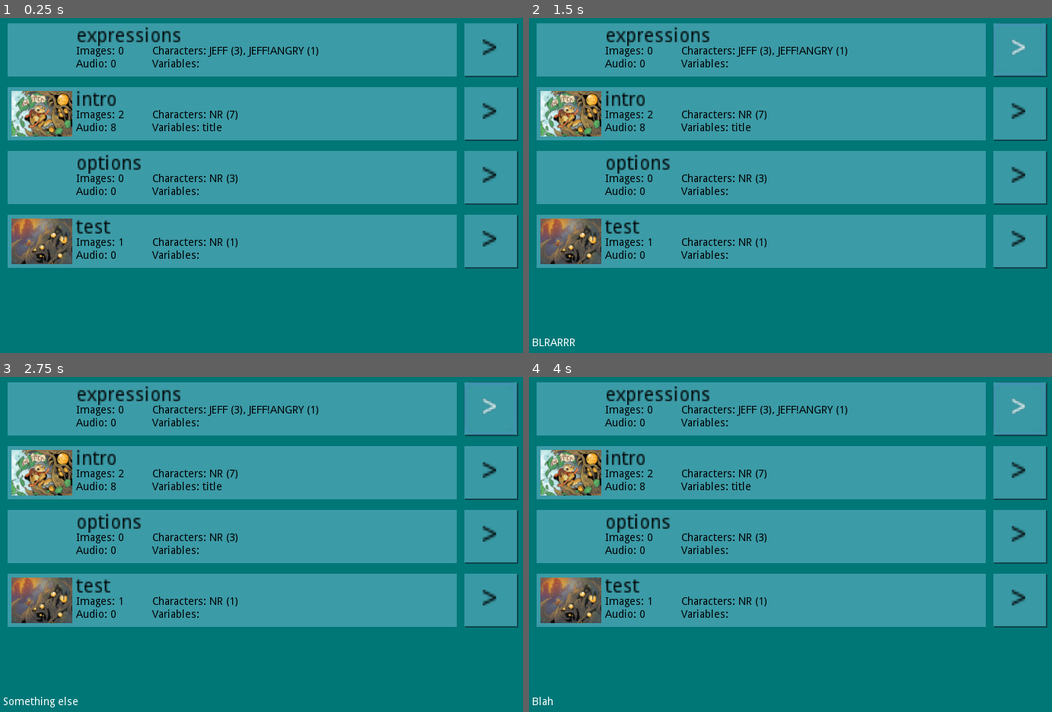
Above: before the commit, frames 1-4 (two rows, left to right).
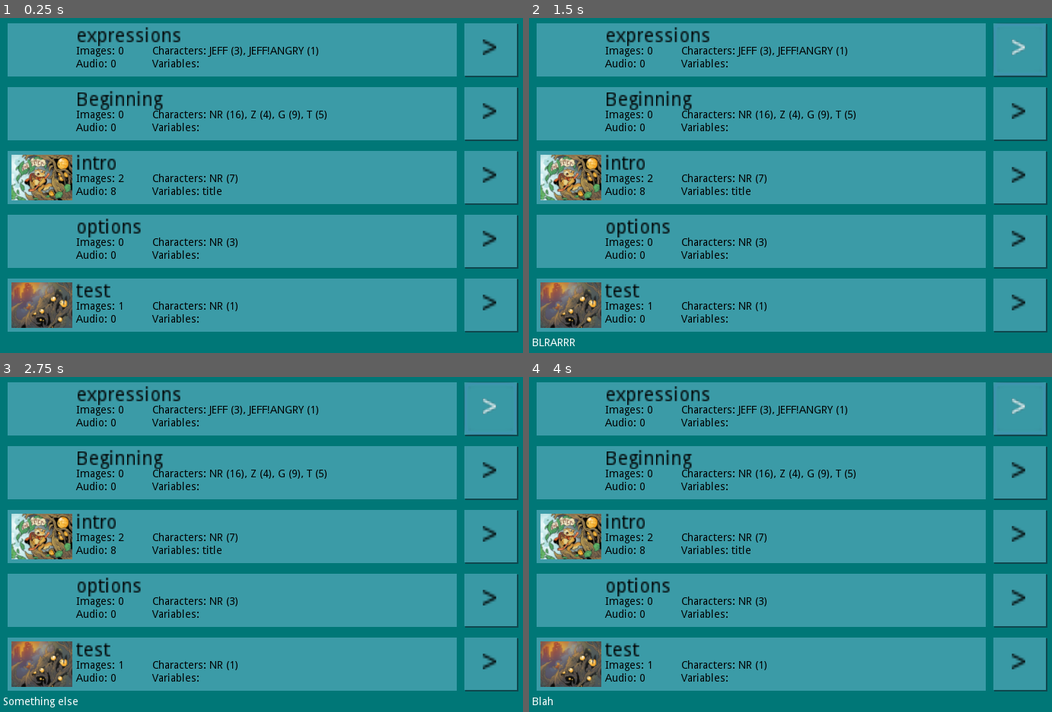
Above: after the commit, the same moments.

Repository: Parmeisan/SceneManager
Game: Godot game, scene res://Game.tscn
The game is run twice, just before and just after one commit, with the same random seed, the same clock (stepped at 60 frames per second) and the same inputs.
Inputs:
- Up to frame 1 (0.25 s): no input
- Up to frame 2 (1.5 s): click ">" at 0.5 s; click ">" at 1.25 s
- Up to frame 3 (2.75 s): click ">" at 2 s
- Up to frame 4 (4 s): tap Enter (ui_accept) at 2.75, 3.02, 3.5, 3.77 s

The runs differ from the first frame. In frame 1, 21% of the frame differs, in the area x 1-100%, y 21-94%; in frame 2, 21%; in frame 3, 21%; in frame 4, 21%.

Commit message:
Handling quotes & narrator text

Diff:
--- a/SceneManager/SceneManager.gd
+++ b/SceneManager/SceneManager.gd
@@ -212,7 +212,7 @@
 			cmd.TYPE.OPTION:
 				var template = $BranchOptions.get_child(0);
 				var new_button = template.duplicate()
-				new_button.text = cmd.opt_text
+				#new_button.text = cmd.opt_text
 				new_button.connect("pressed", self, "option_button_pressed", [cmd.opt_destination])
 				$BranchOptions.add_child(new_button)
 
--- a/SceneManager/ScriptCommand.gd
+++ b/SceneManager/ScriptCommand.gd
@@ -107,7 +107,12 @@
 		error_message = "Invalid value used with variable: " + var_value
 		return
 
-	# Dialogue
+	# Dialogue - two types
+	if line.begins_with("\""):
+		command_type = TYPE.DIALOGUE
+		dial_character = "NR"
+		dial_line = line.substr(1, line.length() - 2)
+		dial_emotion = "neutral"
 	var colon = line.find(":")
 	if colon >= 0:
 		var i = 0;
Not shown, added: Assets/scripts/Beginning.txt
